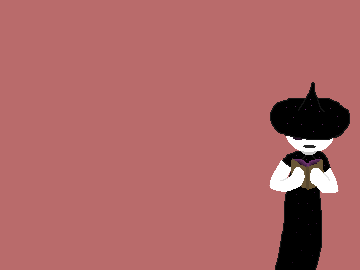
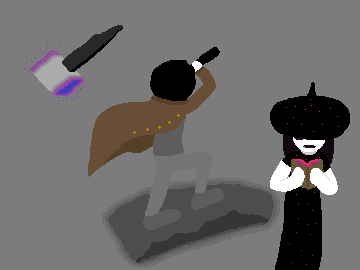
Layers edited between the first and the second w=360, h=270 image:
painted on "Book" over bbox(286, 99, 339, 265)
painted on "Sister" over bbox(269, 82, 350, 270)
added layer "Hammer" above "Brother" over bbox(23, 25, 123, 101)
added layer "Brother" above "Rock" over bbox(88, 60, 224, 230)
added layer "Rock" above "Telescope" over bbox(102, 178, 280, 268)
added layer "Telescope" above "SSketch" over bbox(183, 47, 220, 74)
removed layer "Background" over bbox(0, 0, 360, 270)
added layer "Background #1" over bbox(0, 0, 360, 270)
